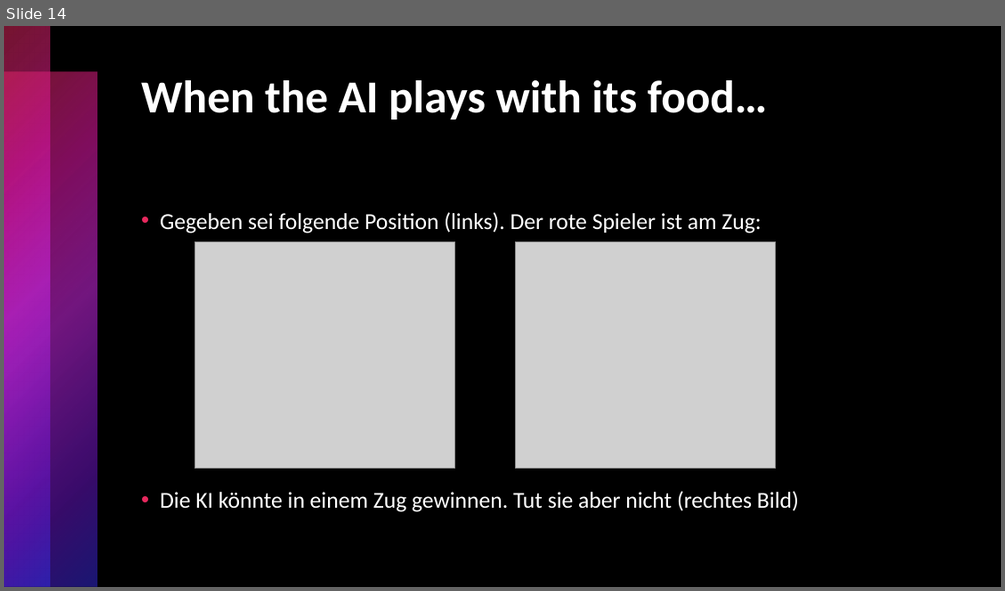
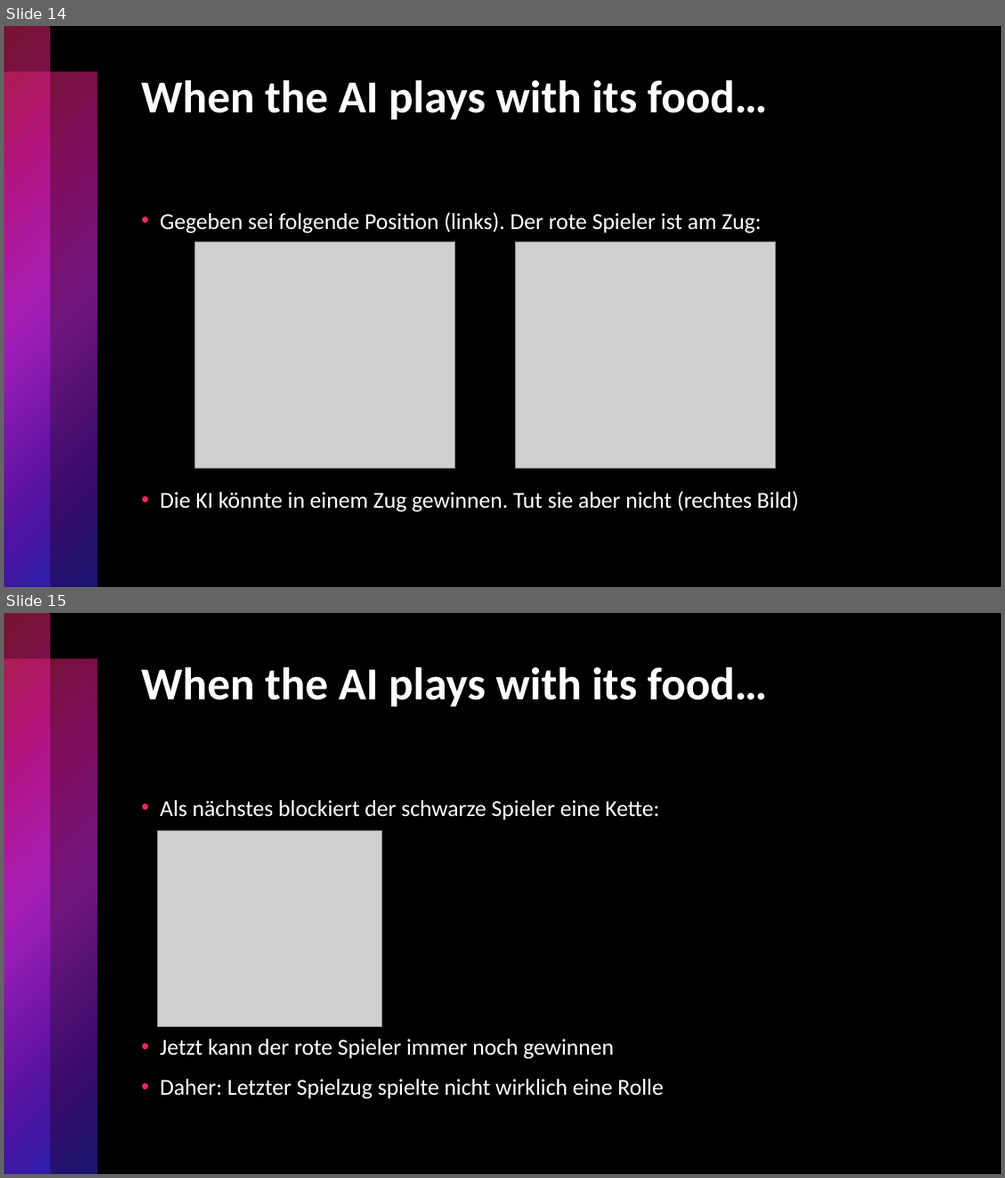
Before and after one commit to f-Hirschmann/ConnectFour-AI, a slide deck: doc/Präsentation.pptx. Shown one above the other, each under a label of ours: slide 14 before the commit, slides 14 and 15 after it. The pictures are 1005x591 and 1005x1178 pixels, drawn with LibreOffice and Linux fonts; fonts in the diff are those of the drawing; grey boxes stand for pictures. Boxes give left, top, right and bottom in pixels: in the first picture for what was removed or moved away, otherwise in the second. Text is boxed around its words. In the diff, an @@ line names an element or a change of style, - is before the commit and + after.

Commit message:
Added slide for last task

```diff
--- a/doc/Präsentation.pptx
+++ b/doc/Präsentation.pptx
@@ slide 15 added at (4,613,1001,1174), background #000000; not listed: 2 template elements that a slide beside it also shows @@
@@ title added at (141,667,768,706), 44 pt, text #FFFFFF, bold @@
+When the AI plays with its food…
@@ text added at (160,800,663,1099), 22 pt, text #FFFFFF @@
+• Als nächstes blockiert der schwarze Spieler eine Kette:
+• Jetzt kann der rote Spieler immer noch gewinnen
+• Daher: Letzter Spielzug spielte nicht wirklich eine Rolle
@@ picture added at (157,831,382,1027) @@
```
Also in this commit, not shown: 1 other file.
